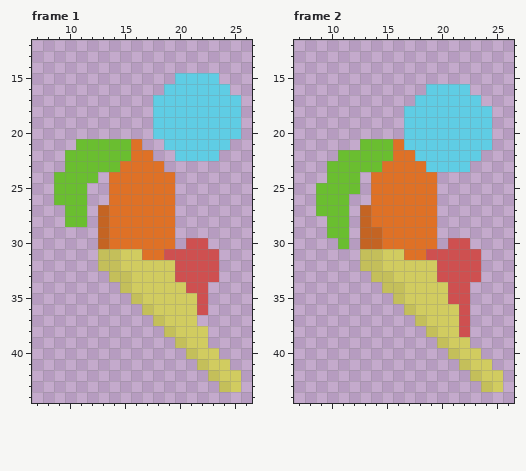
Pixel-art file: Player/Debug/Slide/Player Slide 48x48.aseprite. The picture above is the old version.
48x48 pixels, 2 frames. Shown: frame 1: x 7..26, y 12..44; frame 2: x 7..26, y 12..44.
Now the later version:
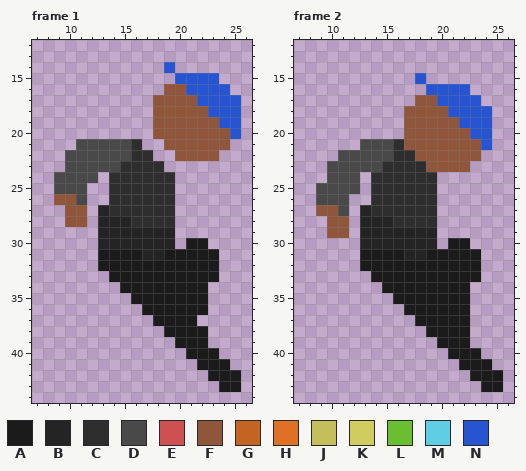
Palette (. is transparent): A #1b1b1b  B #242424  C #2e2e2e  D #494949  E #ce5050  F #8f563b  G #c46423  H #df7126  J #c4bf5a  K #d1cc60  L #6abe30  M #5fcde4  N #2754d1
Change:
Changed rows in their new state; - is an unchanged pixel.
Frame 1:
first column x 9:
14 ----------N------
15 -----------NNNN--
16 ----------FFNNNN-
17 ---------FFFFNNNN
18 ---------FFFFFNNN
19 ---------FFFFFFNN
20 ---------FFFFFFFN
21 --DDDDDC--FFFFFF-
22 -DDDDDDCC--FFFF--
23 -DDDDDCCCC-------
24 DDDD-CCCCCC------
25 DDD--CCCCCC------
26 FFD--CCCCCC------
27 -FF-BCCCCCC------
28 -FF-BBBCCCC------
29 ----BBBBBBB------
30 ----BBBBBBB-AA---
31 ----AAAABBAAAAA--
32 ----AAAAAAAAAAA--
33 -----AAAAAAAAAA--
34 ------AAAAAAAA---
35 -------AAAAAAA---
36 --------AAAAAA---
37 ---------AAAA----
38 ----------AAAA---
39 -----------AAA---
40 ------------AAA--
41 -------------AAA-
42 --------------AAA
43 ---------------AA
Frame 2:
first column x 9:
15 ---------N-------
16 ----------NNNN---
17 ---------FFNNNN--
18 --------FFFFNNNN-
19 --------FFFFFNNN-
20 --------FFFFFFNN-
21 ----DDDCFFFFFFFN-
22 --DDDDDCCFFFFFF--
23 -DDDDDCCCCFFFF---
24 -DDD-CCCCCC------
25 DDDD-CCCCCC------
26 DDD--CCCCCC------
27 FFD-BCCCCCC------
28 -FF-BBBCCCC------
29 -FF-BBBBBBB------
30 --.-BBBBBBB-AA---
31 ----AAAABBAAAAA--
32 ----AAAAAAAAAAA--
33 -----AAAAAAAAAA--
34 ------AAAAAAAA---
35 -------AAAAAAA---
36 --------AAAAAA---
37 ---------AAAAA---
38 ----------AAAA---
39 -----------AAA---
40 ------------AAA--
41 -------------AAA-
42 --------------AAA
43 ---------------AA
